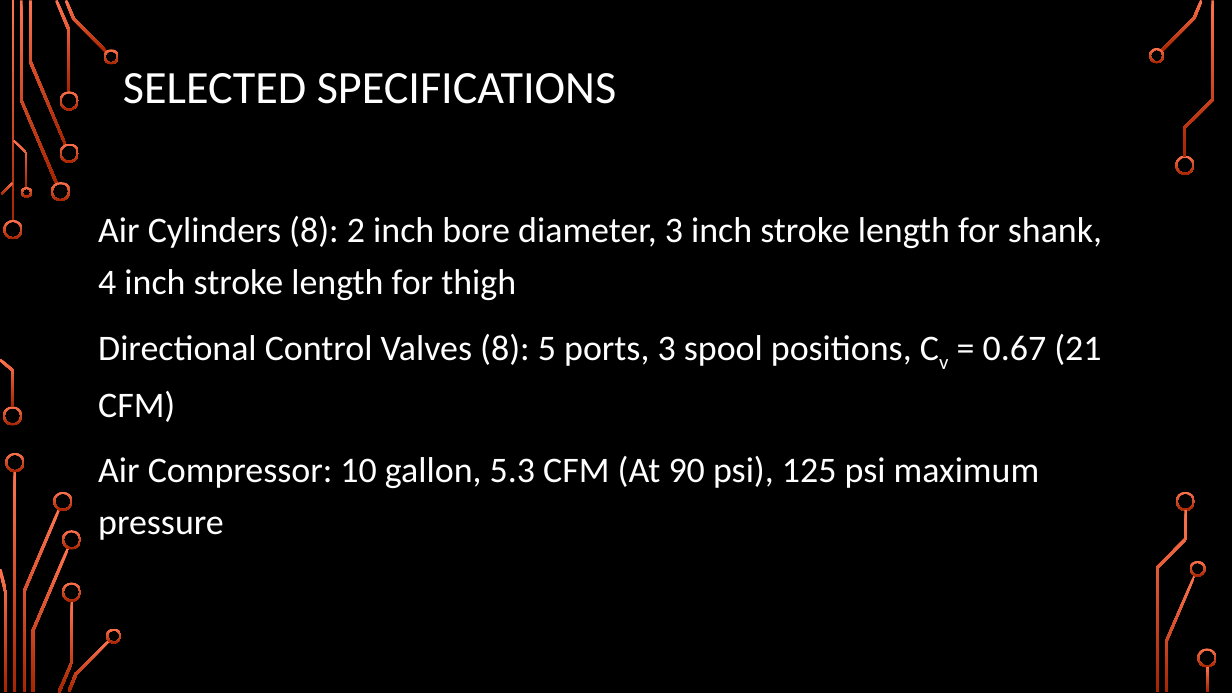
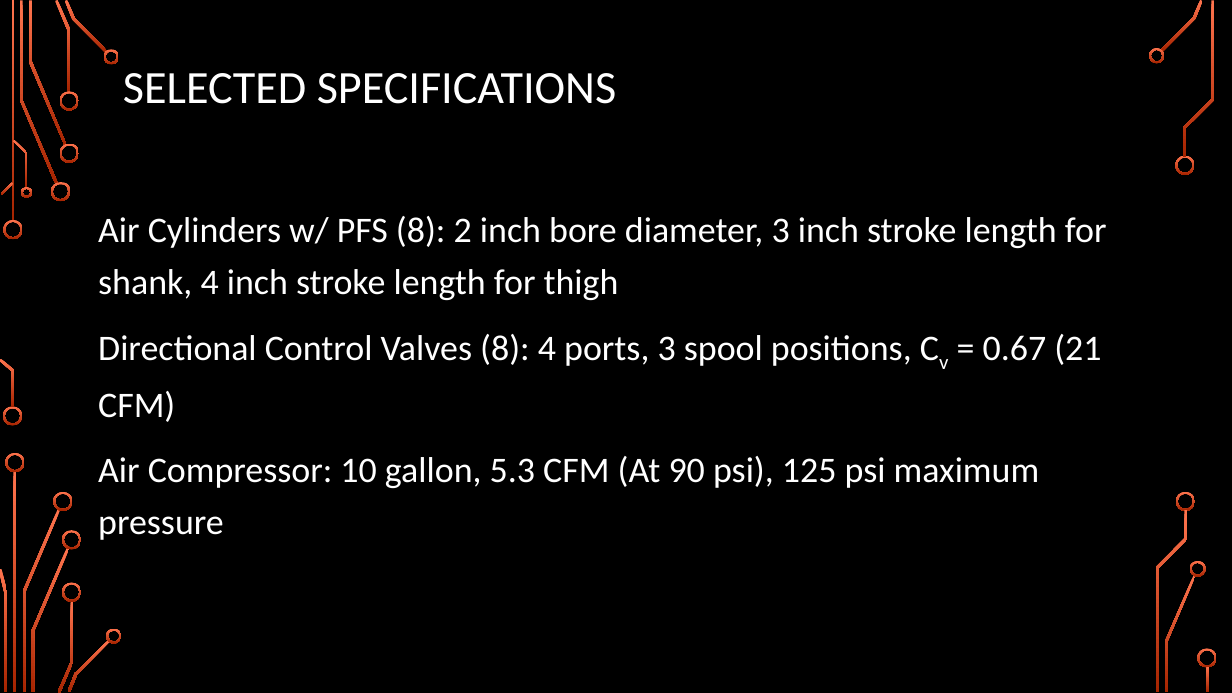
Before and after one commit to Logiant/AgileRoboticControls, a slide deck: slide 33 of Documentation/Presentation/Design Presentation/Design Presentation.pptx (slide 34 before the commit). Drawn at 1232x693 pixels with LibreOffice and Linux fonts; fonts in the diff are those of the drawing; background and template pictures are left out. Boxes give left, top, right and bottom in pixels: in the first picture for what was removed or moved away, otherwise in the second. Text is boxed around its words. In the diff, an @@ line names an element or a change of style, - is before the commit and + after.

```diff
--- a/Documentation/Presentation/Design Presentation/Design Presentation.pptx
+++ b/Documentation/Presentation/Design Presentation/Design Presentation.pptx
@@ text at [98, 216, 1107, 422]: text changed @@
-Air Cylinders (8): 2 inch bore diameter, 3 inch stroke length for shank, 4 inch stroke length for thigh
-Directional Control Valves (8): 5 ports, 3 spool positions, Cv = 0.67 (21 CFM)
+Air Cylinders w/ PFS (8): 2 inch bore diameter, 3 inch stroke length for shank, 4 inch stroke length for thigh
+Directional Control Valves (8): 4 ports, 3 spool positions, Cv = 0.67 (21 CFM)
```
Also in this commit, not shown: 6 other slides changed.
